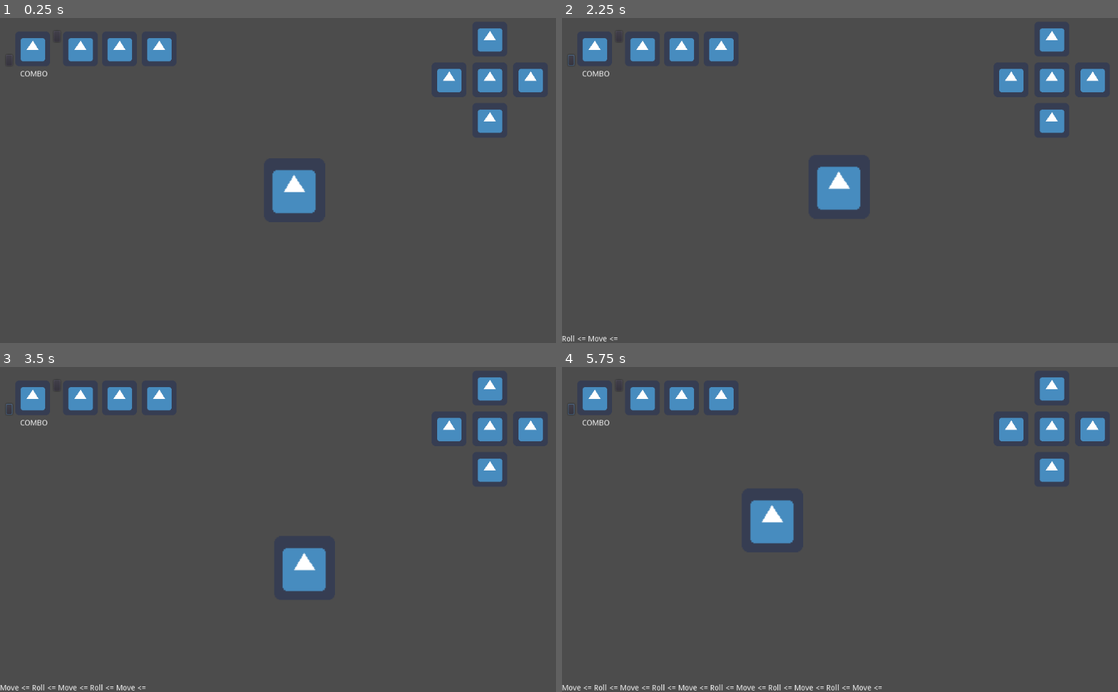
Above: before the commit, frames 1-4 (two rows, left to right).
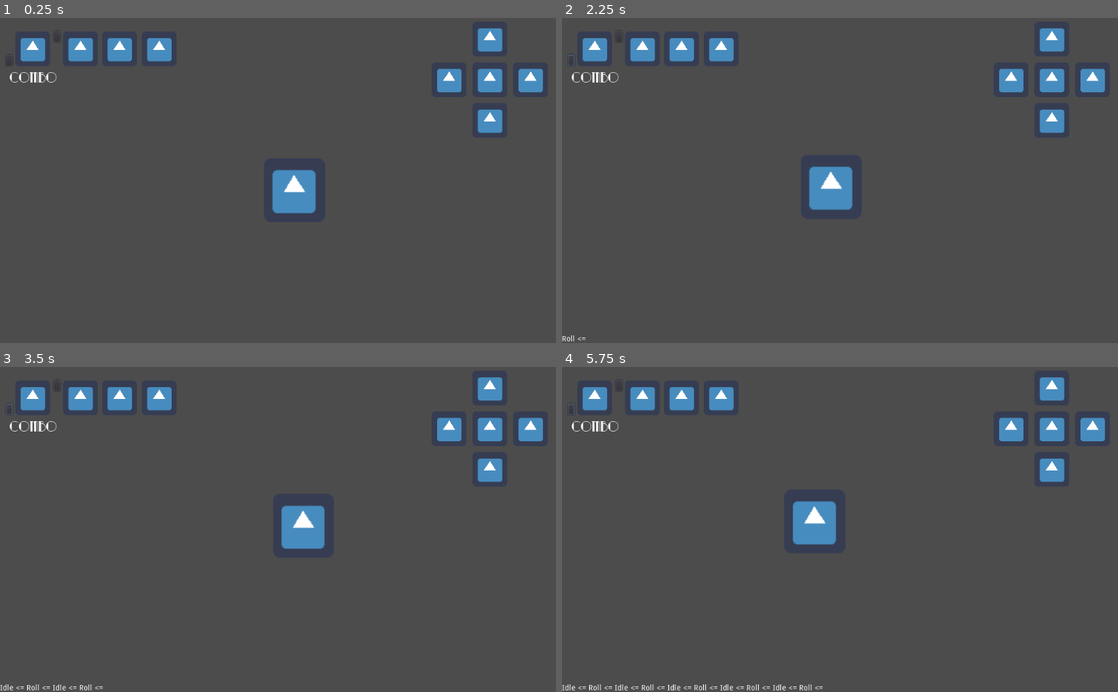
Above: after the commit, the same moments.

Repository: andrebariani/gmtk2022
Game: Godot game, scene res://src/Main.tscn
Same seed, same stepped clock (60 frames per second), same inputs: the game is played once before the commit and once after it. The engine's default icon, where the game draws it, is replaced by a stand-in: a white triangle on a blue panel in a dark square.
Inputs (mouse positions are in pixels of both pictures, inside the frame that each line leads up to):
- Up to frame 1 (0.25 s): no input
- Up to frame 2 (2.25 s): click (617, 37) at 0.5 s; click (573, 60) at 1.25 s; tap Enter at 2 s; move the mouse to (962, 164) at 2.02 s; hold Right (ui_right) from 2.03 s (still down); tap Space (roll) at 2.1 s
- Up to frame 3 (3.5 s): move the mouse to (166, 545) at 2.77 s; release Right (ui_right) at 2.78 s; hold Down (ui_down) from 2.78 s (still down); tap Space (roll) at 2.85 s
- Up to frame 4 (5.75 s): move the mouse to (895, 458) at 3.52 s; release Down (ui_down) at 3.53 s; hold Right (ui_right) 3.53-4.28 s; tap Space (roll) at 3.6, 4.35, 5.1 s; move the mouse to (812, 594) at 4.27 s; hold Up (ui_up) 4.28-5.03 s; move the mouse to (1006, 578) at 5.02 s; hold Left (ui_left) from 5.03 s (still down)

The runs differ from the first frame. In frame 1, 0.1% of the frame differs, in the area x 1-11%, y 16-20%; in frame 2, 0.8%; in frame 3, 2.4%; in frame 4, 2.7%, in the area x 0-58%, y 16-100%.
Error before the commit: Invalid type in function 'move_and_slide' in base 'KinematicBody2D (Player.gd)'. Cannot convert argument 1 from float to Vector2. (res://src/entities/player/Pl…

Commit message:
roll fix, input wasd buttons, font

Diff:
--- a/project.godot
+++ b/project.godot
@@ -67,6 +67,26 @@
 "events": [ Object(InputEventKey,"resource_local_to_scene":false,"resource_name":"","device":0,"alt":false,"shift":false,"control":false,"meta":false,"command":false,"pressed":false,"scancode":32,"physical_scancode":0,"unicode":0,"echo":false,"script":null)
  ]
 }
+move_left={
+"deadzone": 0.5,
+"events": [ Object(InputEventKey,"resource_local_to_scene":false,"resource_name":"","device":0,"alt":false,"shift":false,"control":false,"meta":false,"command":false,"pressed":false,"scancode":65,"physical_scancode":0,"unicode":0,"echo":false,"script":null)
+ ]
+}
+move_right={
+"deadzone": 0.5,
+"events": [ Object(InputEventKey,"resource_local_to_scene":false,"resource_name":"","device":0,"alt":false,"shift":false,"control":false,"meta":false,"command":false,"pressed":false,"scancode":68,"physical_scancode":0,"unicode":0,"echo":false,"script":null)
+ ]
+}
+move_up={
+"deadzone": 0.5,
+"events": [ Object(InputEventKey,"resource_local_to_scene":false,"resource_name":"","device":0,"alt":false,"shift":false,"control":false,"meta":false,"command":false,"pressed":false,"scancode":87,"physical_scancode":0,"unicode":0,"echo":false,"script":null)
+ ]
+}
+move_down={
+"deadzone": 0.5,
+"events": [ Object(InputEventKey,"resource_local_to_scene":false,"resource_name":"","device":0,"alt":false,"shift":false,"control":false,"meta":false,"command":false,"pressed":false,"scancode":83,"physical_scancode":0,"unicode":0,"echo":false,"script":null)
+ ]
+}
 
 [layer_names]
 
--- a/src/entities/player/Inputs.gd
+++ b/src/entities/player/Inputs.gd
@@ -33,8 +33,8 @@
 		return
 
 	if p.has_dir_control:
-		inputs.dirv.x = Input.get_axis("ui_left", "ui_right")
-		inputs.dirv.y = Input.get_axis("ui_up", "ui_down")
+		inputs.dirv.x = Input.get_axis("move_left", "move_right")
+		inputs.dirv.y = Input.get_axis("move_up", "move_down")
 
 		inputs.dirv = inputs.dirv.normalized()
 
--- a/src/entities/player/states/Roll.gd
+++ b/src/entities/player/states/Roll.gd
@@ -29,9 +29,8 @@
 
 func run(delta):
 	if orientation.x != 0:
-		e.apply_velocity(orientation.x * delta)
-	else:
-		e.apply_velocity(orientation.y * delta)
+		orientation.y = 0
+	e.apply_velocity(orientation * delta)
 
 	if e.timers.roll.is_over():
 		if e.get_input('dirv'):
--- a/src/ui/UI.tscn
+++ b/src/ui/UI.tscn
@@ -1,8 +1,13 @@
-[gd_scene load_steps=4 format=2]
+[gd_scene load_steps=6 format=2]
 
 [ext_resource path="res://icon.png" type="Texture" id=1]
 [ext_resource path="res://src/ui/UI.gd" type="Script" id=2]
 [ext_resource path="res://src/ui/Healthbar.gd" type="Script" id=3]
+[ext_resource path="res://assets/fonts/ParkLaneNF.ttf" type="DynamicFontData" id=4]
+
+[sub_resource type="DynamicFont" id=1]
+size = 24
+font_data = ExtResource( 4 )
 
 [node name="UI" type="Control"]
 anchor_right = 1.0
@@ -29,12 +34,13 @@
 anchor_top = 1.0
 anchor_right = 0.5
 anchor_bottom = 1.0
-margin_left = -35.0
-margin_top = 8.0
-margin_right = 40.0
-margin_bottom = 23.0
+margin_left = -43.0
+margin_top = 7.0
+margin_right = 44.0
+margin_bottom = 35.0
 grow_horizontal = 2
 grow_vertical = 2
+custom_fonts/font = SubResource( 1 )
 text = "COMBO"
 align = 1
 __meta__ = {
Binary file added: assets/fonts/ParkLaneNF.ttf
